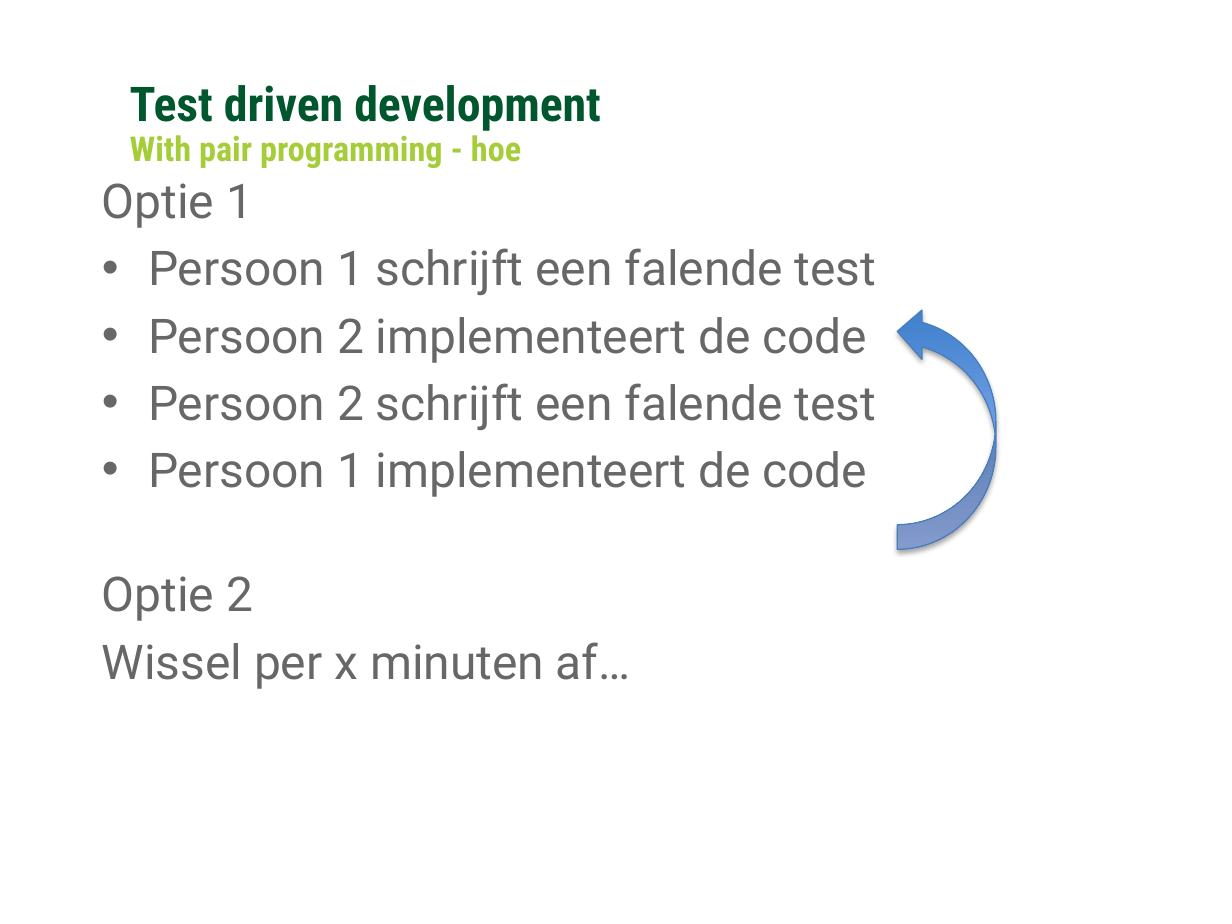
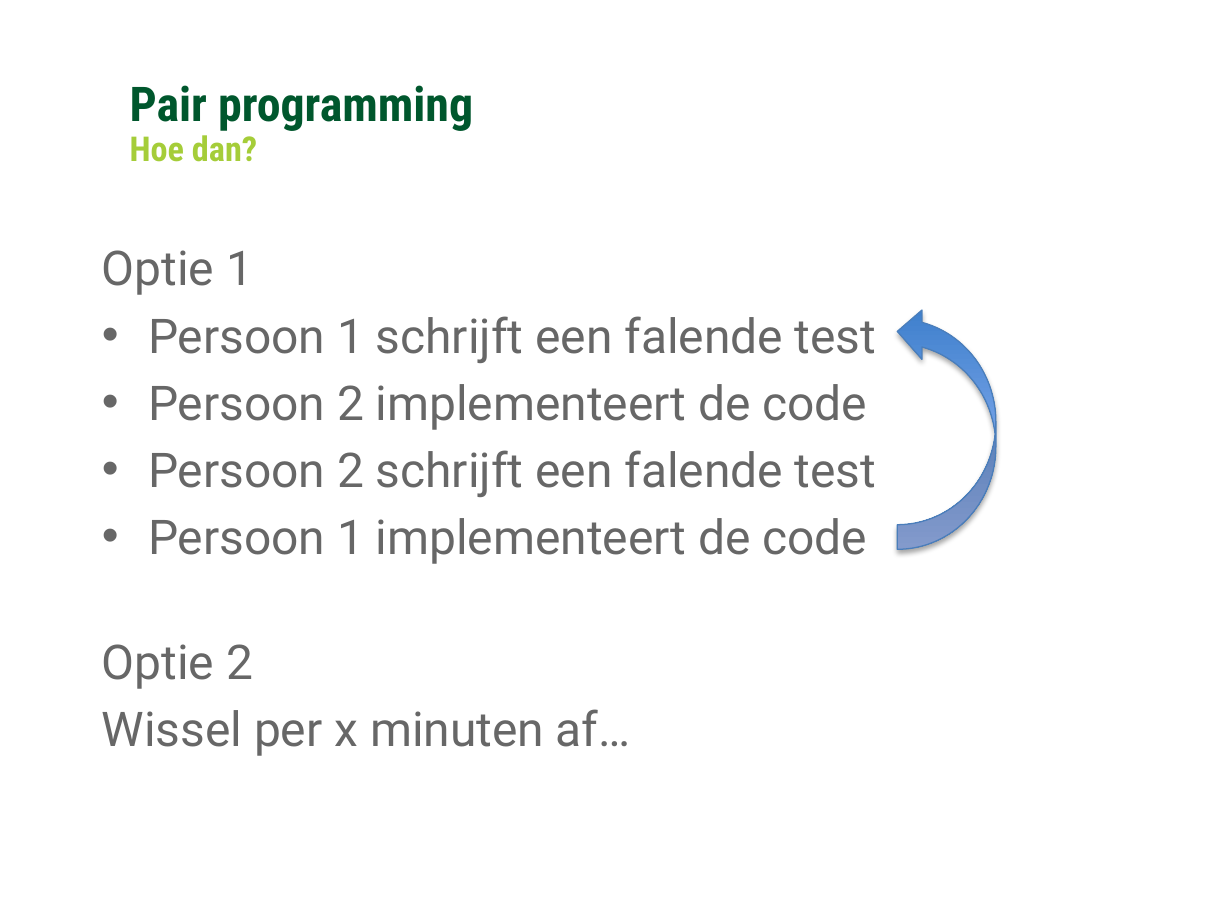
Before and after one commit to Ozindar/GCUnitTestDojo, a slide deck: slide 11 of warehouse/Coding Kata - TDD Extending the Warehouse.pptx. Drawn at 1232x924 pixels with LibreOffice and Linux fonts; fonts in the diff are those of the drawing; background and template pictures are left out. Boxes give left, top, right and bottom in pixels: in the first picture for what was removed or moved away, otherwise in the second. Text is boxed around its words. In the diff, an @@ line names an element or a change of style, - is before the commit and + after.

```diff
--- a/warehouse/Coding Kata - TDD Extending the Warehouse.pptx
+++ b/warehouse/Coding Kata - TDD Extending the Warehouse.pptx
@@ text at (130,85,473,131): text changed @@
-Test driven development
+Pair programming
@@ text at (130,130,257,162): text changed @@
-With pair programming - hoe
+Hoe dan?
@@ text "Optie 1": place and size @@
-text "Optie 1" at (102,183,876,689)
+text "Optie 1" at (102,250,876,756)
```
Also in this commit, not shown: 11 other slides changed, 1 slide added, 2 slides removed, 22 other files.
